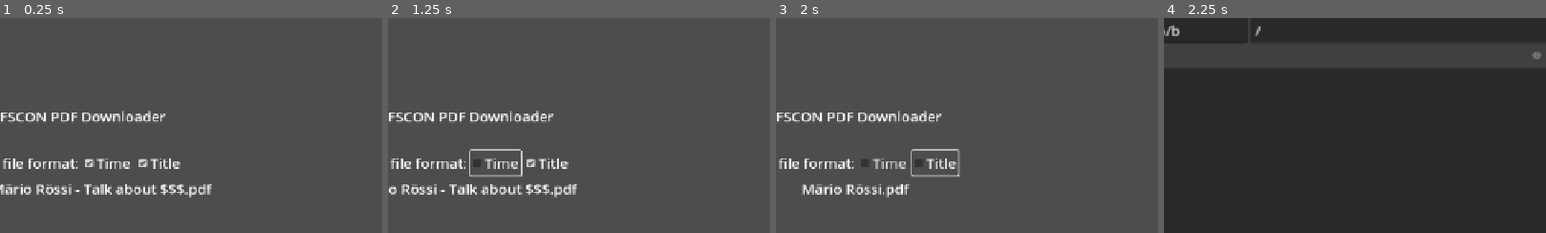
Above: before the commit, frames 1-4 (left to right).
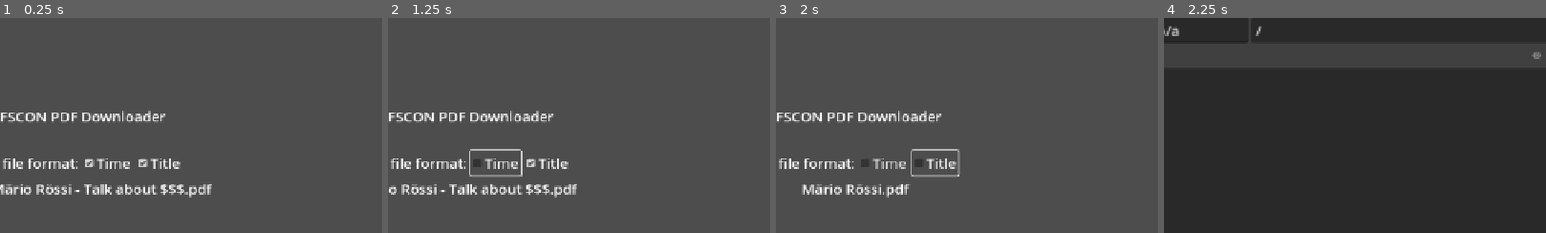
Above: after the commit, the same moments.

Repository: noi-techpark/sfscon-pdf-downloader
Game: Godot game, scene res://src/main.tscn
Two runs of this game, one before a commit and one after it. Both use one fixed random seed, a clock stepped at 60 frames per second and the inputs below.
Inputs:
- Up to frame 1 (0.25 s): no input
- Up to frame 2 (1.25 s): click "Time" at 0.5 s
- Up to frame 3 (2 s): click "Title" at 1.25 s
- Up to frame 4 (2.25 s): click "Open csv" at 2 s
The pictures show only the part of the screen within x 40-90%, y 1-51%; the shares and areas given below are measured in that part.

Frames 1-3 are identical in both runs. In frame 4, less than 0.1% of the frame differs, in the area x 2-26%, y 3-9%.

Commit message:
fix issue with rooms stored as links; upgrade to Godot 4.5.1

Diff:
--- a/app/project.godot
+++ b/app/project.godot
@@ -12,7 +12,7 @@
 
 config/name="SFSCON PDF Downloader"
 run/main_scene="res://src/main.tscn"
-config/features=PackedStringArray("4.3", "GL Compatibility")
+config/features=PackedStringArray("4.5", "GL Compatibility")
 config/icon="res://icon.svg"
 
 [display]
--- a/app/src/main.gd
+++ b/app/src/main.gd
@@ -25,7 +25,7 @@
 @onready var result_container: VBoxContainer = $Result
 
 @onready var errors: RichTextLabel = $Result/Errors
-@onready var log: RichTextLabel = $Result/Log
+@onready var event_log: RichTextLabel = $Result/Log
 
 @onready var settings: VBoxContainer = $Settings
 @onready var example: Label = $Settings/Example
@@ -129,9 +129,20 @@
 	for key: String in keys_index.keys():
 		keys_index[key] = headers.find(key.to_lower())
 
+	var line_number: int = 0
 	while not file.eof_reached():
 		var line: Array = file.get_csv_line()
 		if line.size() > 1:
+			# check if line is big enough
+			# append next line
+			while line.size() < headers.size():
+				# stop if end of file
+				if file.eof_reached():
+					break
+				line.append(file.get_csv_line())
+
+			print("line number %d" % line_number)
+			line_number += 1
 			var id: String = line[keys_index[ID_KEY]]
 			if _is_approved(line):
 				var pdf_link: String = line[keys_index[PDF_LINK_KEY]]
@@ -148,7 +159,7 @@
 					data[id]["date"] = date
 					data[id]["title"] = title
 					data[id]["track"] = line[keys_index[TRACK_KEY]]
-					data[id]["room"] = line[keys_index[ROOM_KEY]]
+					data[id]["room"] = _clean_room(line[keys_index[ROOM_KEY]])
 					counter_pdf += 1
 				else:
 					errors.append_text(str(errors.get_line_count()) + ") " + title + "\n")
@@ -183,6 +194,23 @@
 		var date: String = talk["date"]
 		var iso_date: String = _convert_to_iso_date(date)
 		talk["day"] = day_mapping[iso_date]
+
+
+# removes all html tags
+func _clean_room(room: String) -> String:
+	if room.is_empty():
+		return room
+
+	# check if string contains <> <> tags
+	if room.count("<") < 2 or room.count(">") < 2:
+		return room
+
+	var splitted_room: PackedStringArray = room.split(">")
+	if splitted_room.size() < 2:
+		return room
+	splitted_room = splitted_room[1].split("<")
+
+	return splitted_room[0]
 
 
 # convert format in csv file 31/12/24 to ISO 8601 format 2024-12-31
@@ -231,14 +259,18 @@
 	# remove new lines, double points and tabs
 	file_path = file_path.replace("..",".")
 
-	log.append_text(str(counter_done + 1) + ") Saving: " + file_path + "\n")
-
-	var file:FileAccess = FileAccess.open(file_path, FileAccess.WRITE)
+	event_log.append_text(str(counter_done + 1) + ") Saving: " + file_path + "\n")
+
+	var file: FileAccess = FileAccess.open(file_path, FileAccess.WRITE)
+	if file == null:
+		event_log.append_text(str(counter_done + 1) + ") ERROR while saving" + file_path + "\n")
+		return
+
 	file.store_buffer(body)
 	file.flush()
 
 	if not FileAccess.file_exists(file_path):
-		log.append_text(str(counter_done + 1) + ") " + file_path + "\n")
+		event_log.append_text(str(counter_done + 1) + ") " + file_path + "\n")
 	counter_done += 1
 
 
Not shown, added: app/script_templates/Node/with_header.gd.uid
Not shown, added: app/src/main.gd.uid
Not shown, changed: .github/workflows/main.yml
Not shown, changed: .gitignore
